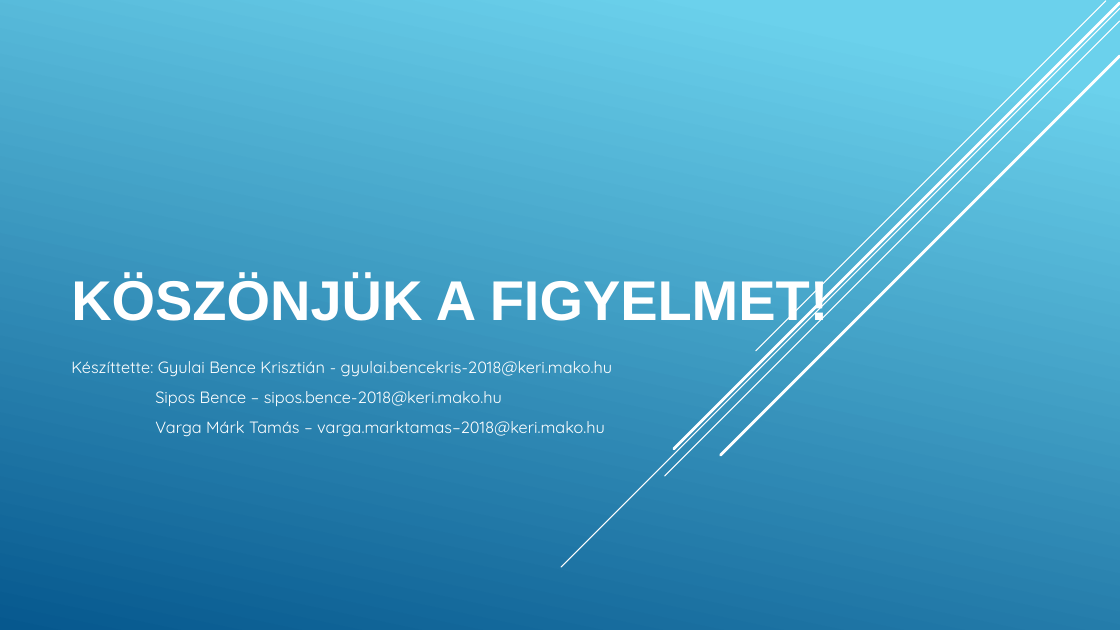
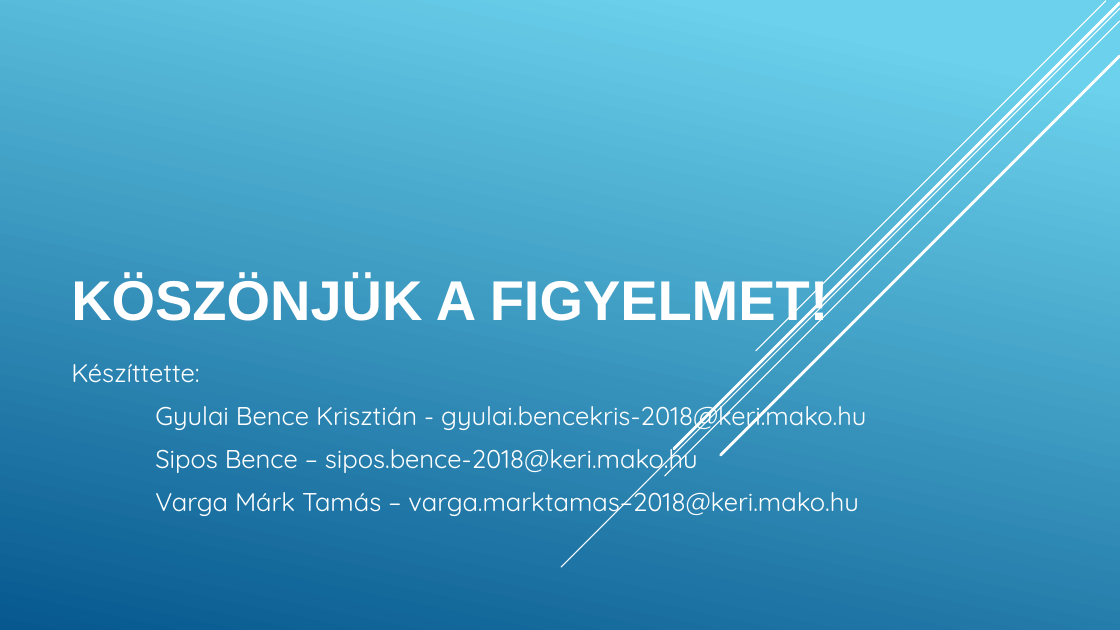
Before and after one commit to csokyS/LuxCar, a slide deck: slide 24 of docs/LuxCar.pptx. Drawn at 1120x630 pixels with LibreOffice and Linux fonts; fonts in the diff are those of the drawing. Boxes give left, top, right and bottom in pixels: in the first picture for what was removed or moved away, otherwise in the second. Text is boxed around its words. In the diff, an @@ line names an element or a change of style, - is before the commit and + after.

```diff
--- a/docs/LuxCar.pptx
+++ b/docs/LuxCar.pptx
@@ subtitle at [71, 364, 866, 433]: text changed; size 14 to 22 pt @@
-Készíttette: Gyulai Bence Krisztián - gyulai.bencekris-2018@keri.mako.hu
+Készíttette:
+Gyulai Bence Krisztián - gyulai.bencekris-2018@keri.mako.hu
@@ subtitle at [155, 441, 859, 518]: size 14 to 22 pt in "Sipos Bence – sipos.bence-2018@keri.mako.hu", "Varga Márk Tamás – varga.marktamas–2018@keri.mako.hu"; more space between paragraphs @@
```
Also in this commit, not shown: 19 other slides changed, 1 slide added, 1 slide removed, 1 other file.
